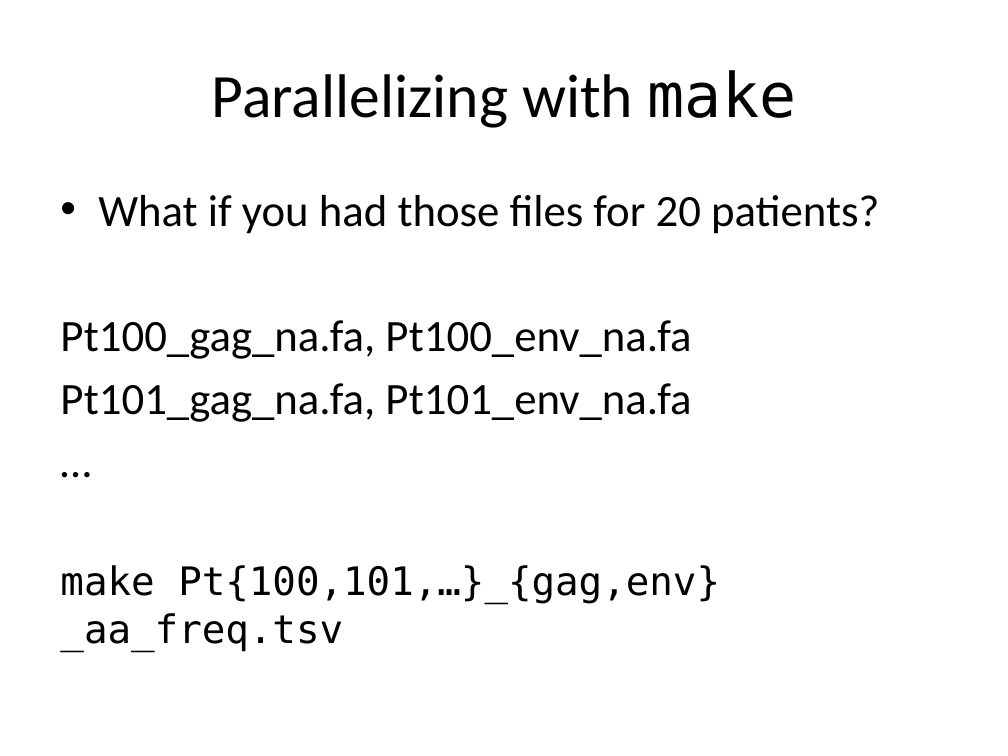
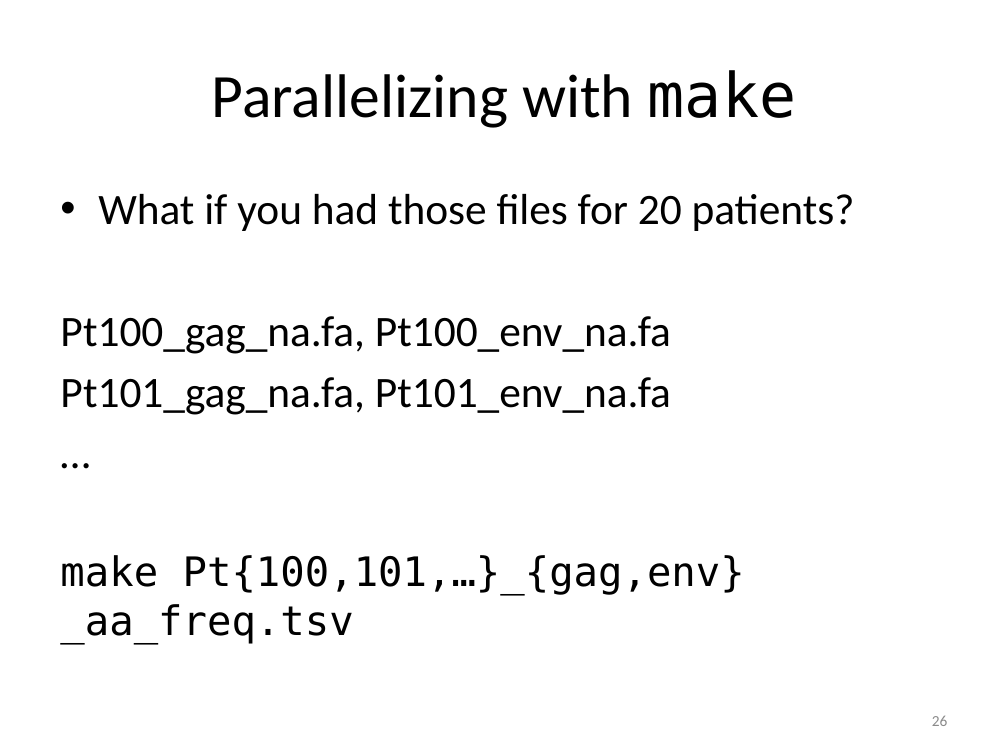
Before and after one commit to tsibley/Workflows-and-Parallel-Processing, a slide deck: slide 26 of CBG-2014-05-21.pptx. Drawn at 1008x756 pixels with LibreOffice and Linux fonts; fonts in the diff are those of the drawing. Boxes give left, top, right and bottom in pixels: in the first picture for what was removed or moved away, otherwise in the second. Text is boxed around its words. In the diff, an @@ line names an element or a change of style, - is before the commit and + after.

Commit message:
Fix mis-formatting I introduced in the last change
The font size didn't stay the same between slides on the last parallel
example, causing a jarring shift.

```diff
--- a/CBG-2014-05-21.pptx
+++ b/CBG-2014-05-21.pptx
@@ text "What if you had those ..." at (x1=60, y1=194, x2=855, y2=643): size 32 to 31 pt in "What if you had those files for ...", "Pt100_gag_na.fa, Pt100_env_na.fa", "Pt101_gag_na.fa, Pt101_env_na.fa", "…"; size 28 to 29 pt in "make Pt{100,101,…}_{gag,env}_aa_freq.tsv"; indent changed @@
@@ page number added at (x1=932, y1=715, x2=948, y2=726), 11 pt, text #8C8C8C @@
+26
```
Also in this commit, not shown: 43 other slides changed, 1 slide added, 1 slide removed.
